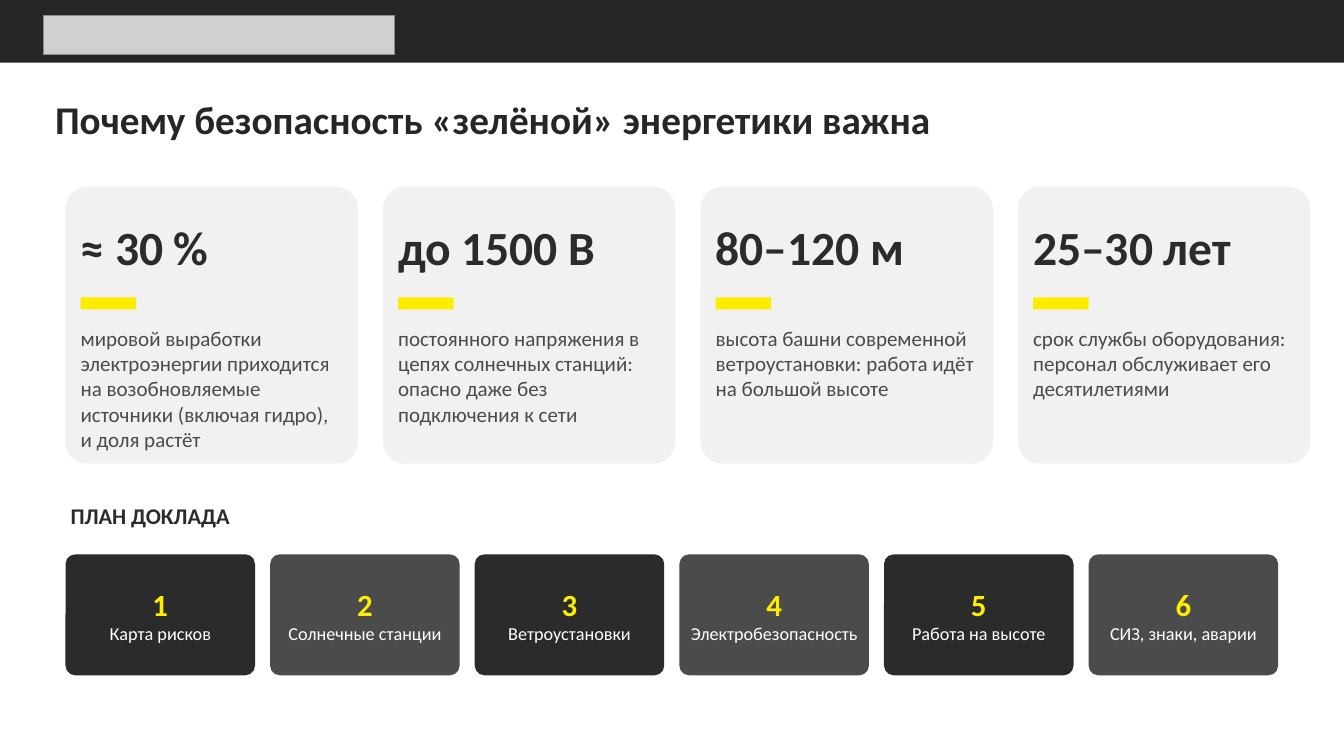
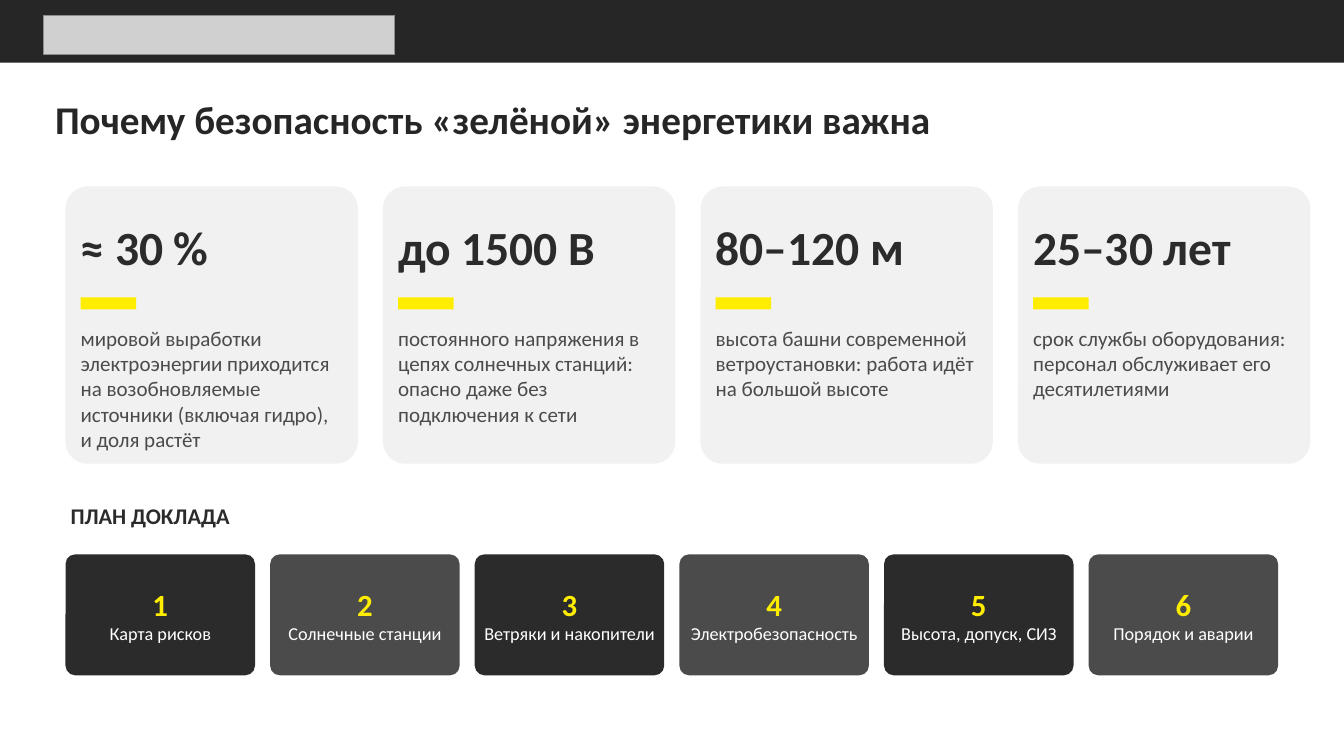
Before and after one commit to Goga288/the-rig, a slide deck: slide 2 of out/Безопасность_альтернативной_энергетики.pptx. Drawn at 1344x756 pixels with LibreOffice and Linux fonts; fonts in the diff are those of the drawing; grey boxes stand for pictures. Boxes give left, top, right and bottom in pixels: in the first picture for what was removed or moved away, otherwise in the second. Text is boxed around its words. In the diff, an @@ line names an element or a change of style, - is before the commit and + after.

```diff
--- a/out/Безопасность_альтернативной_энергетики.pptx
+++ b/out/Безопасность_альтернативной_энергетики.pptx
@@ text in rounded rectangle at (484,628,655,643): text changed @@
-Ветроустановки
+Ветряки и накопители
@@ text in rounded rectangle at (901,628,1057,643): text changed @@
-Работа на высоте
+Высота, допуск, СИЗ
@@ text in rounded rectangle at (1113,628,1253,643): text changed @@
-СИЗ, знаки, аварии
+Порядок и аварии
```
Also in this commit, not shown: 10 other slides changed, 3 slides added, 1 other file.
